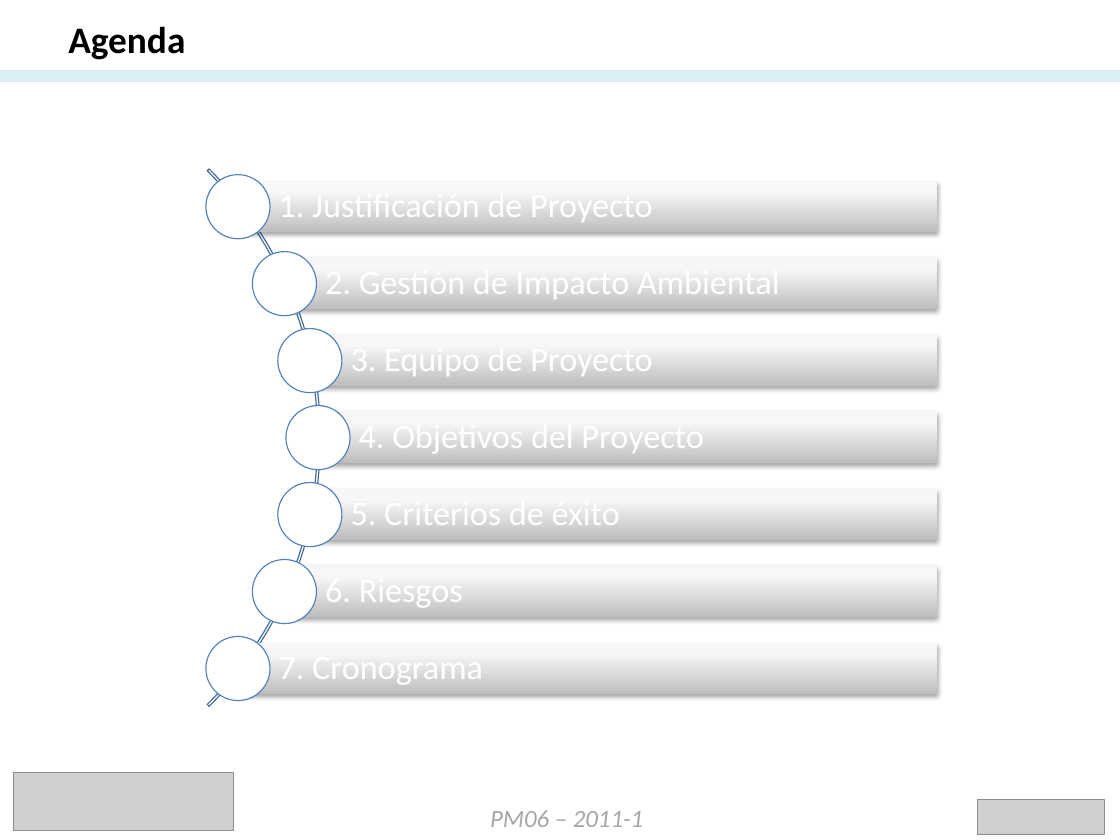
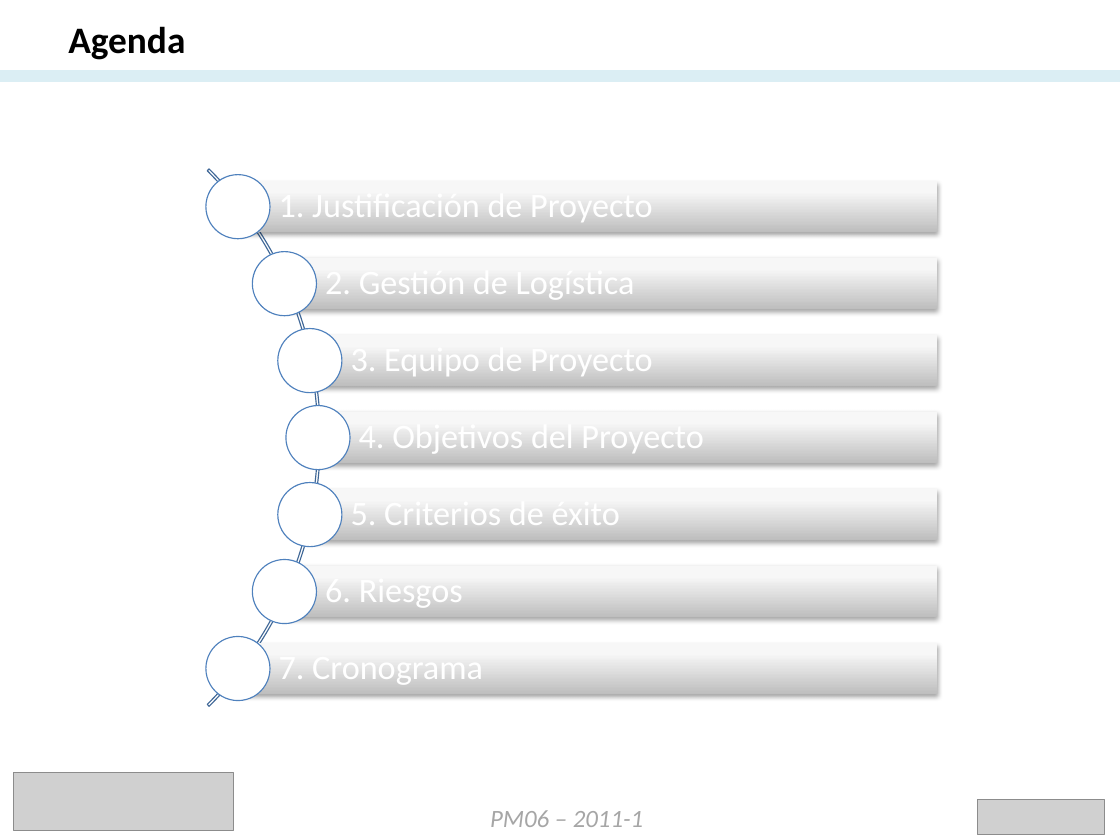
Before and after one commit to alexsistemas1020/logbankmin, a slide deck: slide 2 of MEMORIA PARCIAL/PPT/version_2.0.pptx. Drawn at 1120x840 pixels with LibreOffice and Linux fonts; fonts in the diff are those of the drawing; grey boxes stand for pictures. Boxes give left, top, right and bottom in pixels: in the first picture for what was removed or moved away, otherwise in the second. Text is boxed around its words. In the diff, an @@ line names an element or a change of style, - is before the commit and + after.

```diff
--- a/MEMORIA PARCIAL/PPT/version_2.0.pptx
+++ b/MEMORIA PARCIAL/PPT/version_2.0.pptx
@@ text at bbox=[325, 262, 635, 304]: text changed @@
-2. Gestión de Impacto Ambiental
+2. Gestión de Logística
```
Also in this commit, not shown: 5 other slides changed.
